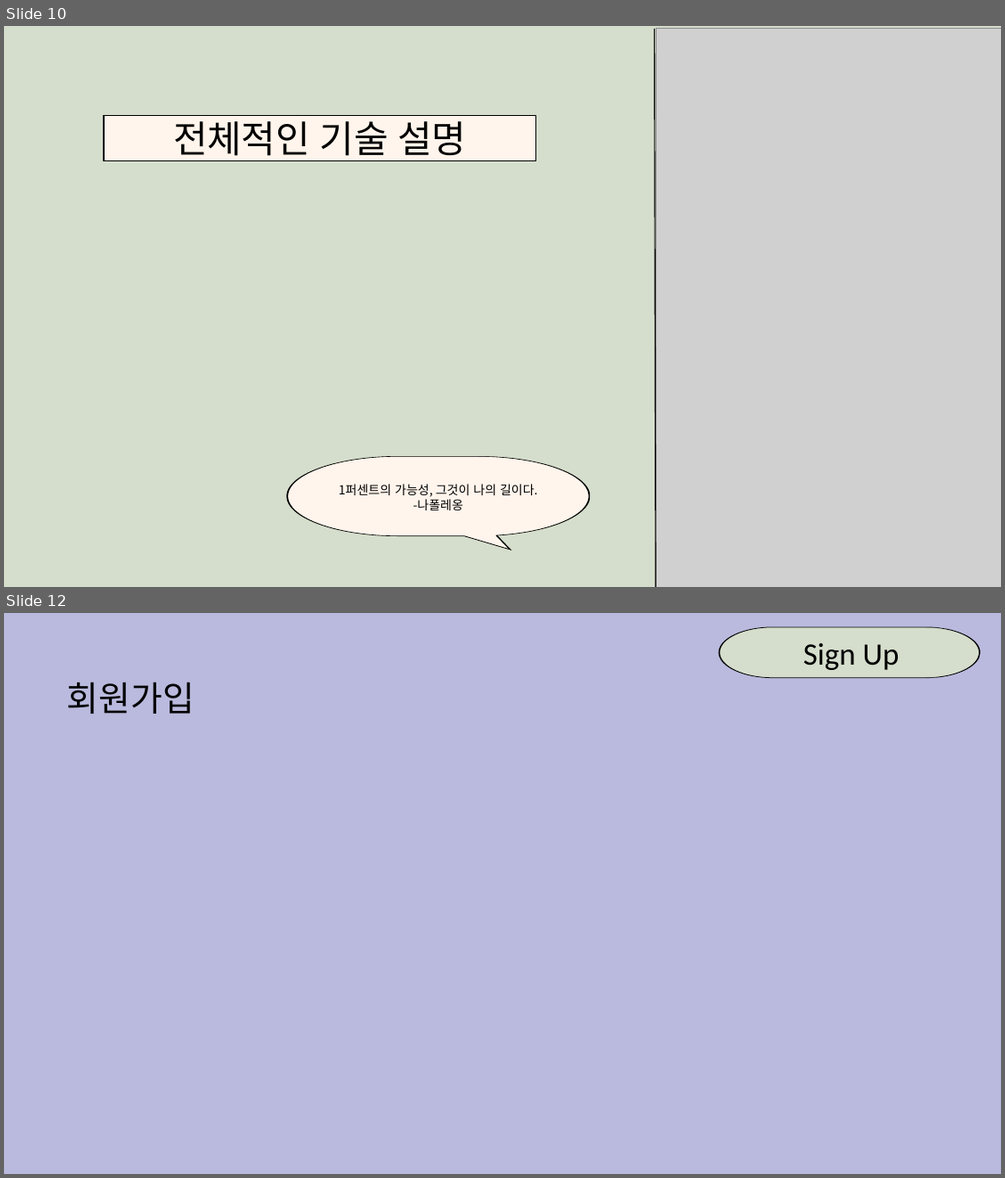
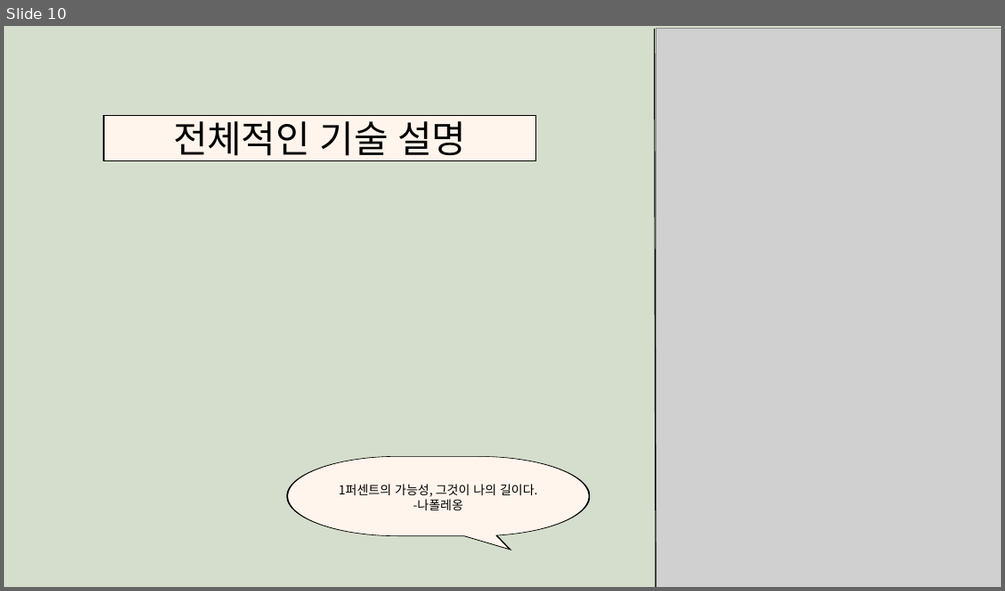
Before and after one commit to a184562/FinalProject, a slide deck: finalproject.pptx. Shown one above the other, each under a label of ours: slides 10 and 12 before the commit, slide 10 after it; the slides between them are not shown. The pictures are 1005x1178 and 1005x591 pixels, drawn with LibreOffice and Linux fonts; fonts in the diff are those of the drawing; grey boxes stand for pictures. Boxes give left, top, right and bottom in pixels: in the first picture for what was removed or moved away, otherwise in the second. Text is boxed around its words. In the diff, an @@ line names an element or a change of style, - is before the commit and + after.

```diff
--- a/finalproject.pptx
+++ b/finalproject.pptx
@@ slide 12 removed at bbox=[4, 613, 1001, 1174], background #FFFFFF @@
@@ freeform shape removed at bbox=[4, 613, 1001, 1174] @@
@@ freeform shape removed at bbox=[718, 627, 979, 678] @@
@@ freeform shape removed at bbox=[720, 627, 979, 678] @@
@@ text removed at bbox=[803, 643, 899, 670] @@
-Sign Up
@@ text removed at bbox=[67, 682, 194, 714] @@
-회원가입
```
Also in this commit, not shown: 10 slides changed, 2 slides added, 3 other slides removed, 1 other file.
